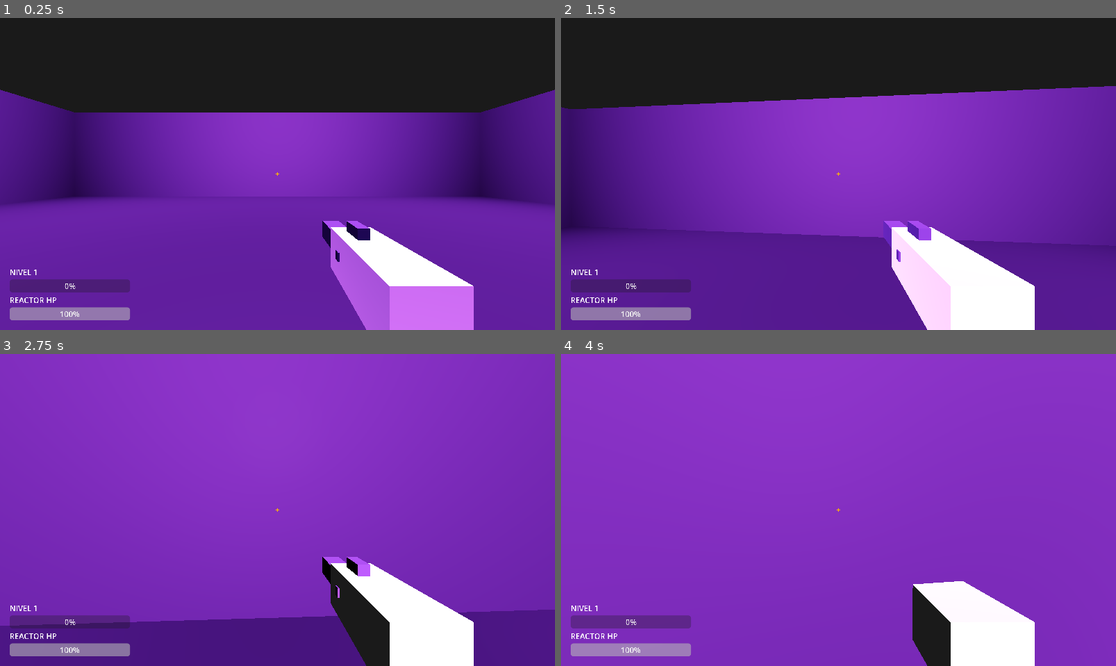
Above: before the commit, frames 1-4 (two rows, left to right).
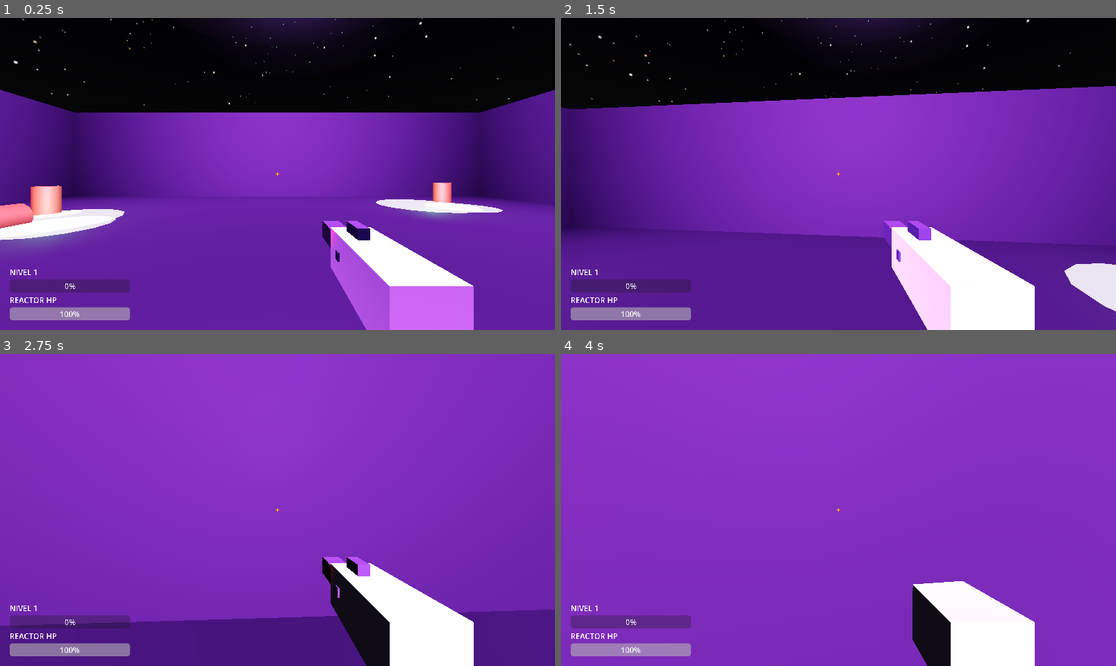
Above: after the commit, the same moments.

Repository: vTrxn/COREBREAKER
Game: Godot game, scene res://Mundo.tscn
Same seed, same stepped clock (60 frames per second), same inputs: the game is played once before the commit and once after it. Sound files missing from this copy of the repository are replaced by a short silence.
Inputs (mouse positions are in pixels of both pictures, inside the frame that each line leads up to):
- Up to frame 1 (0.25 s): no input
- Up to frame 2 (1.5 s): tap Enter at 0.5 s; move the mouse to (866, 174) at 0.52 s; hold W (move_up) from 0.53 s (still down); tap Shift (dash) at 0.6 s; tap Space (saltar) at 0.77 s; move the mouse to (810, 174) at 1.27 s; tap Ctrl (deslizar) at 1.35 s
- Up to frame 3 (2.75 s): keep holding W (move_up); tap Space (saltar) at 1.52 s; move the mouse to (288, 503) at 2.02 s; press the mouse at (288, 503) at 2.03 s
- Up to frame 4 (4 s): keep holding W (move_up); move the mouse to (832, 516) at 2.77 s; release the mouse at (832, 516) at 2.78 s; tap T at 2.85 s; tap Space (saltar) at 3.02, 3.77 s; move the mouse to (877, 513) at 3.52 s; tap 1 at 3.6 s

The runs differ from the first frame. In frame 1, 10% of the frame differs, in the area x 0-98%, y 0-74%; in frame 2, 7.4%; in frame 3, less than 0.1%; in frame 4, less than 0.1%.

Commit message:
se agregaron decoraciones cielo estrellado luna roja y charcos toxicos

Diff:
--- a/Mundo.tscn
+++ b/Mundo.tscn
@@ -9,12 +9,19 @@
 [ext_resource type="PackedScene" path="res://HUD.tscn" id="7_hud"]
 [ext_resource type="Script" uid="uid://d4iidsxnemsam" path="res://scripts/disparador.gd" id="8_disp"]
 [ext_resource type="AudioStream" uid="uid://c82cp147orkbn" path="res://audio/musica_nivel.mp3" id="9_mus"]
+[ext_resource type="Texture2D" uid="uid://b8wlr28tdkxon" path="res://texturas/cielo_estrellado.png" id="10_cie"]
+
+[sub_resource type="PanoramaSkyMaterial" id="PanoramaSkyMaterial_cielo"]
+panorama = ExtResource("10_cie")
+
+[sub_resource type="Sky" id="Sky_cielo"]
+sky_material = SubResource("PanoramaSkyMaterial_cielo")
 
 [sub_resource type="Environment" id="Environment_1"]
-background_mode = 1
-background_color = Color(0.101961, 0.101961, 0.101961, 1)
+background_mode = 2
+sky = SubResource("Sky_cielo")
 ambient_light_source = 2
-ambient_light_color = Color(0.15, 0.15, 0.15, 1)
+ambient_light_color = Color(0.12, 0.1, 0.14, 1)
 tonemap_mode = 3
 
 [sub_resource type="BoxShape3D" id="BoxShape3D_floor"]
@@ -42,6 +49,51 @@
 [sub_resource type="CylinderShape3D" id="CylinderShape3D_disp"]
 height = 0.2
 radius = 1.0
+
+[sub_resource type="StandardMaterial3D" id="StandardMaterial3D_toxico"]
+transparency = 1
+albedo_color = Color(0.18, 0.95, 0.12, 0.88)
+roughness = 0.05
+emission_enabled = true
+emission = Color(0.223529, 1, 0.0784314, 1)
+emission_energy_multiplier = 2.4
+
+[sub_resource type="CylinderMesh" id="CylinderMesh_puddle_lg"]
+material = SubResource("StandardMaterial3D_toxico")
+top_radius = 2.2
+bottom_radius = 2.2
+height = 0.02
+radial_segments = 16
+
+[sub_resource type="CylinderMesh" id="CylinderMesh_puddle_md"]
+material = SubResource("StandardMaterial3D_toxico")
+top_radius = 1.4
+bottom_radius = 1.4
+height = 0.02
+radial_segments = 14
+
+[sub_resource type="CylinderMesh" id="CylinderMesh_puddle_sm"]
+material = SubResource("StandardMaterial3D_toxico")
+top_radius = 0.8
+bottom_radius = 0.8
+height = 0.02
+radial_segments = 12
+
+[sub_resource type="StandardMaterial3D" id="StandardMaterial3D_barril"]
+albedo_color = Color(0.48, 0.42, 0.14, 1)
+metallic = 0.35
+roughness = 0.65
+
+[sub_resource type="CylinderMesh" id="CylinderMesh_barril"]
+material = SubResource("StandardMaterial3D_barril")
+top_radius = 0.42
+bottom_radius = 0.42
+height = 1.1
+radial_segments = 12
+
+[sub_resource type="CylinderShape3D" id="CylinderShape3D_barril"]
+height = 1.1
+radius = 0.42
 
 [node name="Mundo" type="Node3D" unique_id=1507833606]
 script = ExtResource("1_mun")
@@ -50,6 +102,12 @@
 
 [node name="WorldEnvironment" type="WorldEnvironment" parent="." unique_id=1764711224]
 environment = SubResource("Environment_1")
+
+[node name="LuzLunaRoja" type="DirectionalLight3D" parent="." unique_id=1498301934]
+transform = Transform3D(0.866025, 0.25, -0.433013, 0, 0.866025, 0.5, 0.5, -0.433013, 0.75, 0, 15, 0)
+light_color = Color(0.92, 0.22, 0.32, 1)
+light_energy = 0.28
+shadow_enabled = true
 
 [node name="LuzTecho" type="OmniLight3D" parent="." unique_id=1173819833]
 transform = Transform3D(1, 0, 0, 0, 1, 0, 0, 0, 1, 0, 7, 0)
@@ -134,6 +192,113 @@
 [node name="CollisionShape3D" type="CollisionShape3D" parent="Arena/DisparadorTaller" unique_id=2126158460]
 shape = SubResource("CylinderShape3D_disp")
 
+[node name="Decoraciones" type="Node3D" parent="." unique_id=1849204910]
+
+[node name="Charco1_A" type="MeshInstance3D" parent="Decoraciones" unique_id=101010101]
+transform = Transform3D(1, 0, 0, 0, 1, 0, 0, 0, 1, -8, 0.01, -7)
+mesh = SubResource("CylinderMesh_puddle_lg")
+
+[node name="Charco1_B" type="MeshInstance3D" parent="Decoraciones" unique_id=101010102]
+transform = Transform3D(1, 0, 0, 0, 1, 0, 0, 0, 1, -6.8, 0.012, -6.3)
+mesh = SubResource("CylinderMesh_puddle_md")
+
+[node name="Charco1_C" type="MeshInstance3D" parent="Decoraciones" unique_id=101010103]
+transform = Transform3D(1, 0, 0, 0, 1, 0, 0, 0, 1, -8.9, 0.013, -8.1)
+mesh = SubResource("CylinderMesh_puddle_sm")
+
+[node name="LuzCharco1" type="OmniLight3D" parent="Decoraciones" unique_id=101010104]
+transform = Transform3D(1, 0, 0, 0, 1, 0, 0, 0, 1, -8, 0.35, -7)
+light_color = Color(0.223529, 1, 0.0784314, 1)
+light_energy = 1.6
+omni_range = 5.0
+omni_attenuation = 1.2
+
+[node name="BarrilParado1" type="StaticBody3D" parent="Decoraciones" unique_id=101010105]
+transform = Transform3D(1, 0, 0, 0, 1, 0, 0, 0, 1, -9.3, 0.55, -8.2)
+collision_layer = 1
+collision_mask = 0
+
+[node name="Mesh" type="MeshInstance3D" parent="Decoraciones/BarrilParado1" unique_id=101010106]
+mesh = SubResource("CylinderMesh_barril")
+
+[node name="Collision" type="CollisionShape3D" parent="Decoraciones/BarrilParado1" unique_id=101010107]
+shape = SubResource("CylinderShape3D_barril")
+
+[node name="BarrilTumbado1" type="MeshInstance3D" parent="Decoraciones" unique_id=101010108]
+transform = Transform3D(0.707107, 0, -0.707107, 0.707107, 0, 0.707107, 0, -1, 0, -8.4, 0.22, -6.1)
+mesh = SubResource("CylinderMesh_barril")
+
+[node name="Charco2_A" type="MeshInstance3D" parent="Decoraciones" unique_id=101010109]
+transform = Transform3D(1, 0, 0, 0, 1, 0, 0, 0, 1, 7.5, 0.01, -10.5)
+mesh = SubResource("CylinderMesh_puddle_lg")
+
+[node name="Charco2_B" type="MeshInstance3D" parent="Decoraciones" unique_id=101010110]
+transform = Transform3D(1, 0, 0, 0, 1, 0, 0, 0, 1, 8.8, 0.012, -9.8)
+mesh = SubResource("CylinderMesh_puddle_md")
+
+[node name="LuzCharco2" type="OmniLight3D" parent="Decoraciones" unique_id=101010111]
+transform = Transform3D(1, 0, 0, 0, 1, 0, 0, 0, 1, 7.8, 0.35, -10.2)
+light_color = Color(0.223529, 1, 0.0784314, 1)
+light_energy = 1.4
+omni_range = 4.5
+omni_attenuation = 1.2
+
+[node name="BarrilParado2" type="StaticBody3D" parent="Decoraciones" unique_id=101010112]
+transform = Transform3D(1, 0, 0, 0, 1, 0, 0, 0, 1, 9.4, 0.55, -11.6)
+collision_layer = 1
+collision_mask = 0
+
+[node name="Mesh" type="MeshInstance3D" parent="Decoraciones/BarrilParado2" unique_id=101010113]
+mesh = SubResource("CylinderMesh_barril")
+
+[node name="Collision" type="CollisionShape3D" parent="Decoraciones/BarrilParado2" unique_id=101010114]
+shape = SubResource("CylinderShape3D_barril")
+
+[node name="Charco3_A" type="MeshInstance3D" parent="Decoraciones" unique_id=101010115]
+transform = Transform3D(1, 0, 0, 0, 1, 0, 0, 0, 1, -9.5, 0.01, 7.5)
+mesh = SubResource("CylinderMesh_puddle_lg")
+
+[node name="Charco3_B" type="MeshInstance3D" parent="Decoraciones" unique_id=101010116]
+transform = Transform3D(1, 0, 0, 0, 1, 0, 0, 0, 1, -10.6, 0.012, 8.6)
+mesh = SubResource("CylinderMesh_puddle_md")
+
+[node name="Charco3_C" type="MeshInstance3D" parent="Decoraciones" unique_id=101010117]
+transform = Transform3D(1, 0, 0, 0, 1, 0, 0, 0, 1, -8.4, 0.013, 6.7)
+mesh = SubResource("CylinderMesh_puddle_sm")
+
+[node name="LuzCharco3" type="OmniLight3D" parent="Decoraciones" unique_id=101010118]
+transform = Transform3D(1, 0, 0, 0, 1, 0, 0, 0, 1, -9.5, 0.35, 7.5)
+light_color = Color(0.223529, 1, 0.0784314, 1)
+light_energy = 1.5
+omni_range = 4.8
+omni_attenuation = 1.2
+
+[node name="BarrilParado3" type="StaticBody3D" parent="Decoraciones" unique_id=101010119]
+transform = Transform3D(1, 0, 0, 0, 1, 0, 0, 0, 1, -11.2, 0.55, 9.2)
+collision_layer = 1
+collision_mask = 0
+
+[node name="Mesh" type="MeshInstance3D" parent="Decoraciones/BarrilParado3" unique_id=101010120]
+mesh = SubResource("CylinderMesh_barril")
+
+[node name="Collision" type="CollisionShape3D" parent="Decoraciones/BarrilParado3" unique_id=101010121]
+shape = SubResource("CylinderShape3D_barril")
+
+[node name="Charco4_A" type="MeshInstance3D" parent="Decoraciones" unique_id=101010122]
+transform = Transform3D(1, 0, 0, 0, 1, 0, 0, 0, 1, 8.5, 0.01, 8)
+mesh = SubResource("CylinderMesh_puddle_md")
+
+[node name="Charco4_B" type="MeshInstance3D" parent="Decoraciones" unique_id=101010123]
+transform = Transform3D(1, 0, 0, 0, 1, 0, 0, 0, 1, 9.4, 0.012, 8.8)
+mesh = SubResource("CylinderMesh_puddle_sm")
+
+[node name="LuzCharco4" type="OmniLight3D" parent="Decoraciones" unique_id=101010124]
+transform = Transform3D(1, 0, 0, 0, 1, 0, 0, 0, 1, 8.7, 0.35, 8.2)
+light_color = Color(0.223529, 1, 0.0784314, 1)
+light_energy = 1.3
+omni_range = 4.0
+omni_attenuation = 1.2
+
 [node name="Jugador" parent="." unique_id=459852649 instance=ExtResource("6_jug")]
 transform = Transform3D(1, 0, 0, 0, 1, 0, 0, 0, 1, 0, 0.1, 0)
 
Binary file added: texturas/cielo_estrellado.png
Not shown, added: texturas/cielo_estrellado.png.import
